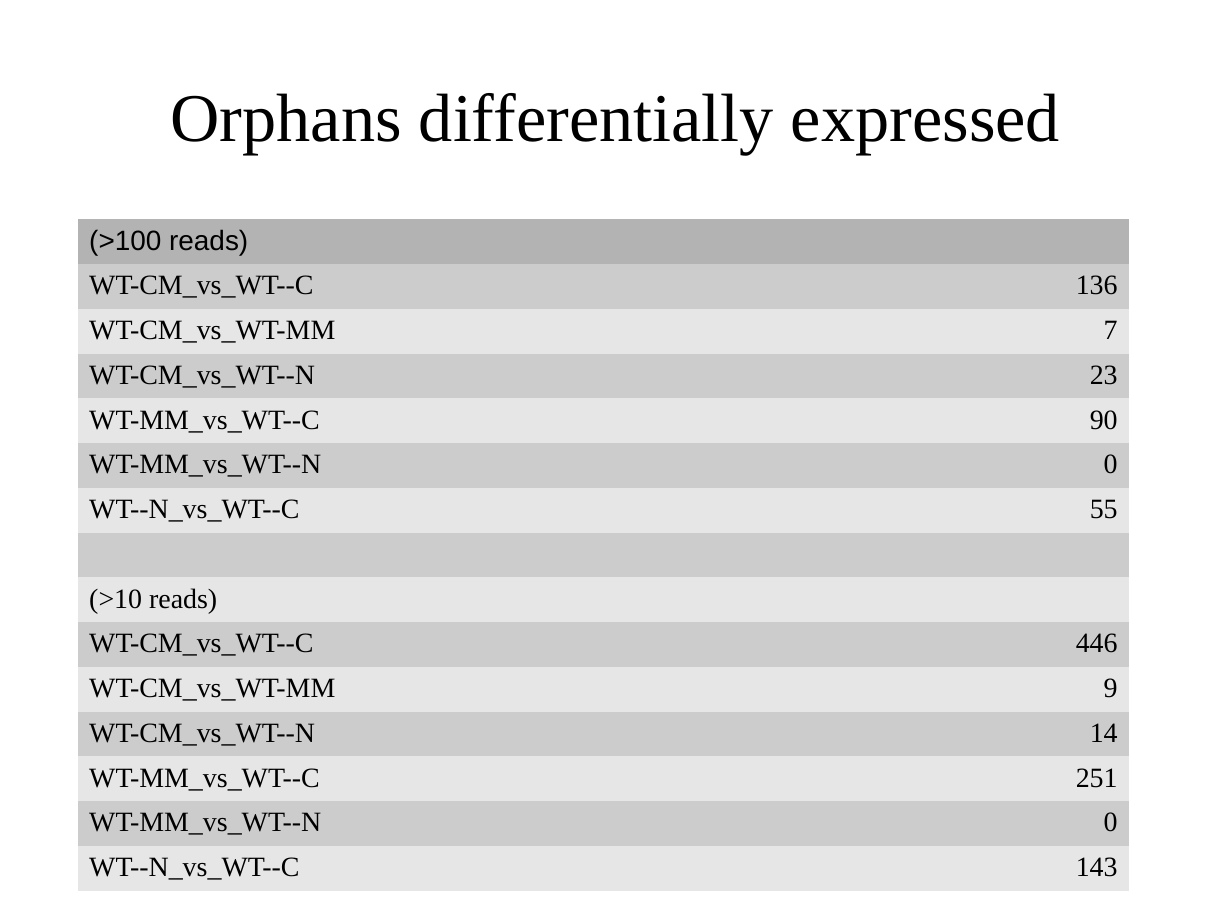
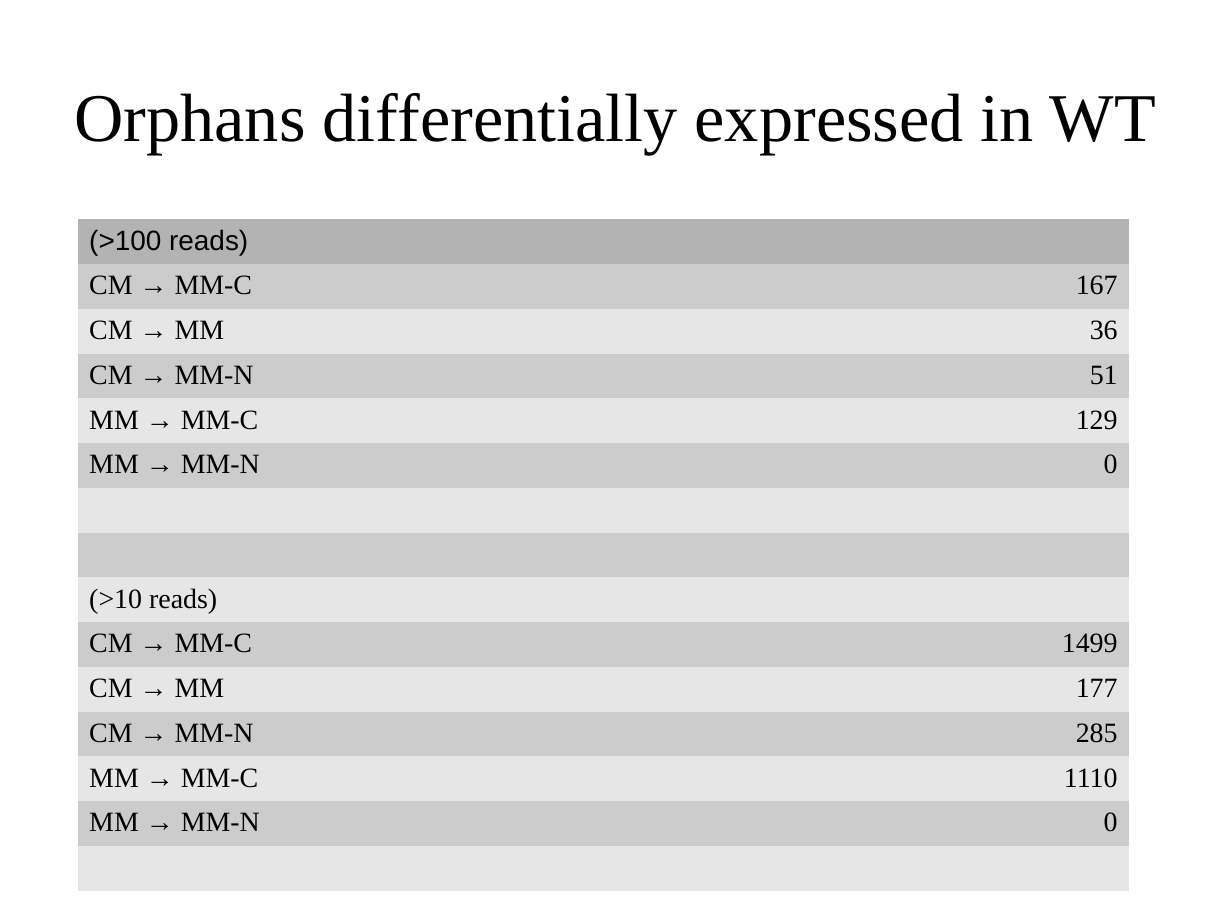
Before and after one commit to wilkinsonlab/m-oryzae-polya, a slide deck: slide 18 of doc/version_21/oryzae_presentation.odp. Drawn at 1232x924 pixels with LibreOffice and Linux fonts; fonts in the diff are those of the drawing. Boxes give left, top, right and bottom in pixels: in the first picture for what was removed or moved away, otherwise in the second. Text is boxed around its words. In the diff, an @@ line names an element or a change of style, - is before the commit and + after.

```diff
--- a/doc/version_21/oryzae_presentation.odp
+++ b/doc/version_21/oryzae_presentation.odp
@@ title at [74,93,1156,154]: text changed @@
-Orphans differentially expressed
+Orphans differentially expressed in WT
@@ table at [78,219,1129,861] @@
-row 2, column 1: WT-CM_vs_WT--C
+row 2, column 1: CM → MM-C
-row 2, column 2: 136
+row 2, column 2: 167
-row 3, column 1: WT-CM_vs_WT-MM
+row 3, column 1: CM → MM
-row 3, column 2: 7
+row 3, column 2: 36
-row 4, column 1: WT-CM_vs_WT--N
+row 4, column 1: CM → MM-N
-row 4, column 2: 23
+row 4, column 2: 51
-row 5, column 1: WT-MM_vs_WT--C
+row 5, column 1: MM → MM-C
-row 5, column 2: 90
+row 5, column 2: 129
-row 6, column 1: WT-MM_vs_WT--N
+row 6, column 1: MM → MM-N
-row 7, column 1: WT--N_vs_WT--C
+row 7, column 1: 
-row 7, column 2: 55
+row 7, column 2: 
-row 10, column 1: WT-CM_vs_WT--C
+row 10, column 1: CM → MM-C
-row 10, column 2: 446
+row 10, column 2: 1499
-row 11, column 1: WT-CM_vs_WT-MM
+row 11, column 1: CM → MM
-row 11, column 2: 9
+row 11, column 2: 177
-row 12, column 1: WT-CM_vs_WT--N
+row 12, column 1: CM → MM-N
-row 12, column 2: 14
+row 12, column 2: 285
-row 13, column 1: WT-MM_vs_WT--C
+row 13, column 1: MM → MM-C
-row 13, column 2: 251
+row 13, column 2: 1110
-row 14, column 1: WT-MM_vs_WT--N
+row 14, column 1: MM → MM-N
-row 15, column 1: WT--N_vs_WT--C
+row 15, column 1: 
-row 15, column 2: 143
+row 15, column 2: 
```
Also in this commit, not shown: 15 other slides changed, 1 slide added, 4 other files.
